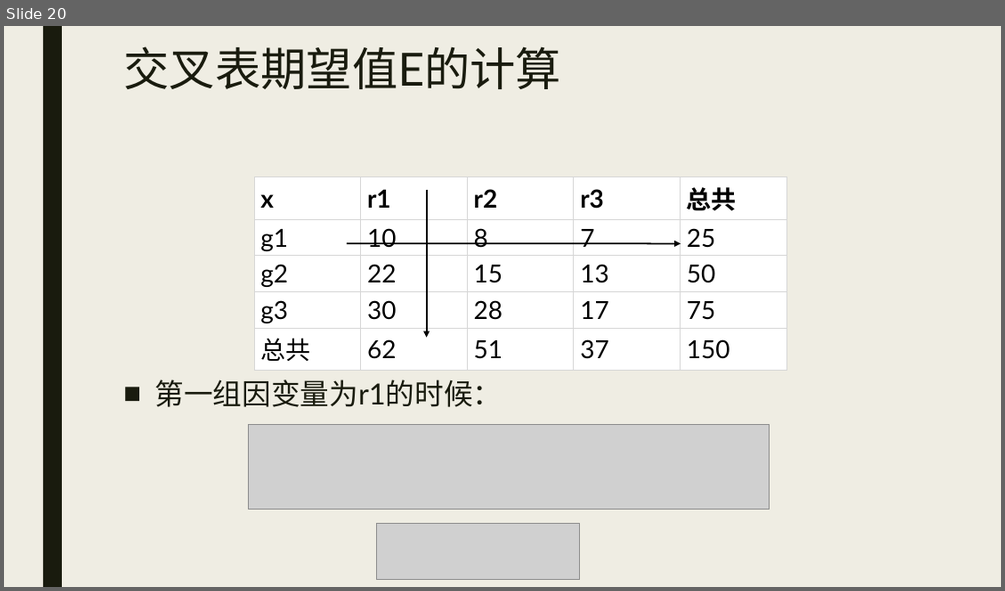
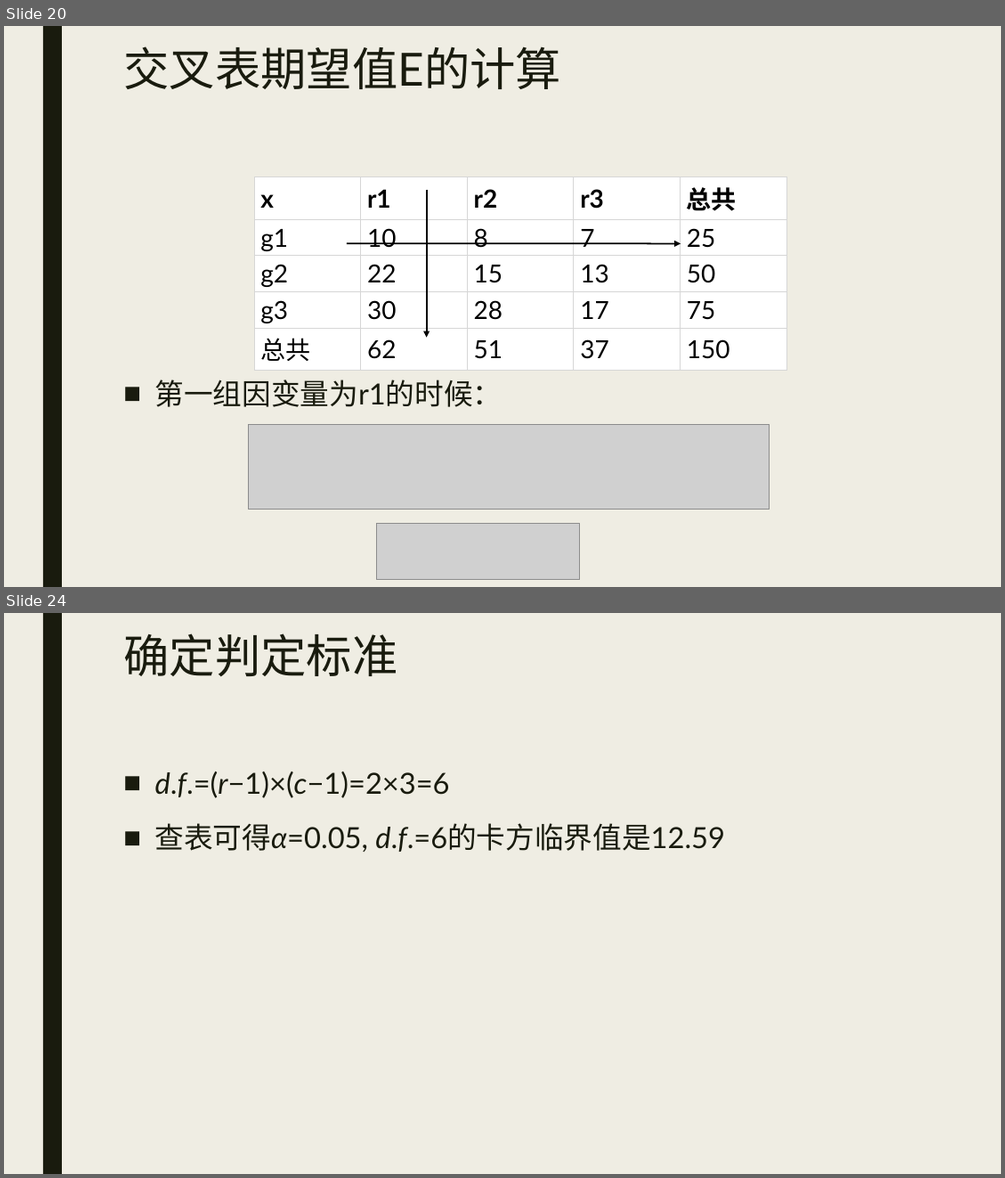
Before and after one commit to beneon/medstat, a slide deck: lect-7/卡方检验.pptx. Shown one above the other, each under a label of ours: slide 20 before the commit, slides 20 and 24 after it; the slides between them are not shown. The pictures are 1005x591 and 1005x1178 pixels, drawn with LibreOffice and Linux fonts; fonts in the diff are those of the drawing; grey boxes stand for pictures. Boxes give left, top, right and bottom in pixels: in the first picture for what was removed or moved away, otherwise in the second. Text is boxed around its words. In the diff, an @@ line names an element or a change of style, - is before the commit and + after.

```diff
--- a/lect-7/卡方检验.pptx
+++ b/lect-7/卡方检验.pptx
@@ slide 24 added at (4, 613, 1001, 1174), background #EFEDE3; not listed: 1 template element that a slide beside it also shows @@
@@ title added at (123, 633, 397, 676), 44 pt, text #191B0E @@
+确定判定标准
@@ text added at (155, 771, 725, 852), 28 pt, text #191B0E @@
+■ d.f.=(r−1)×(c−1)=2×3=6
+■ 查表可得α=0.05, d.f.=6的卡方临界值是12.59
```
Also in this commit, not shown: 20 other slides added, 1 other file.
